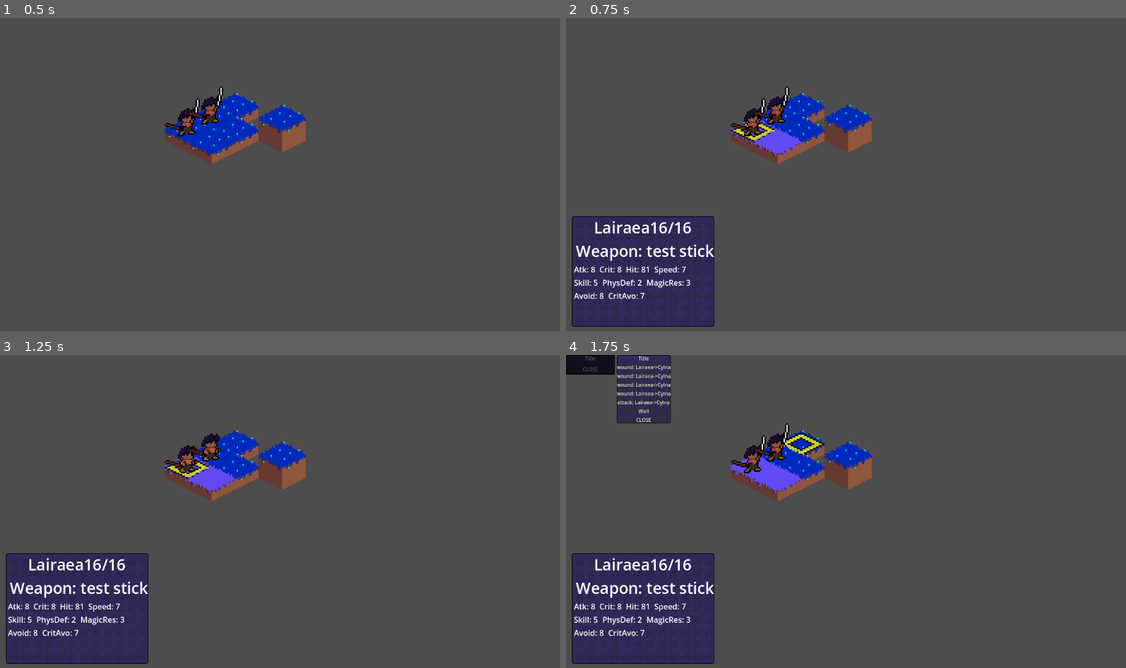
Above: before the commit, frames 1-4 (two rows, left to right).
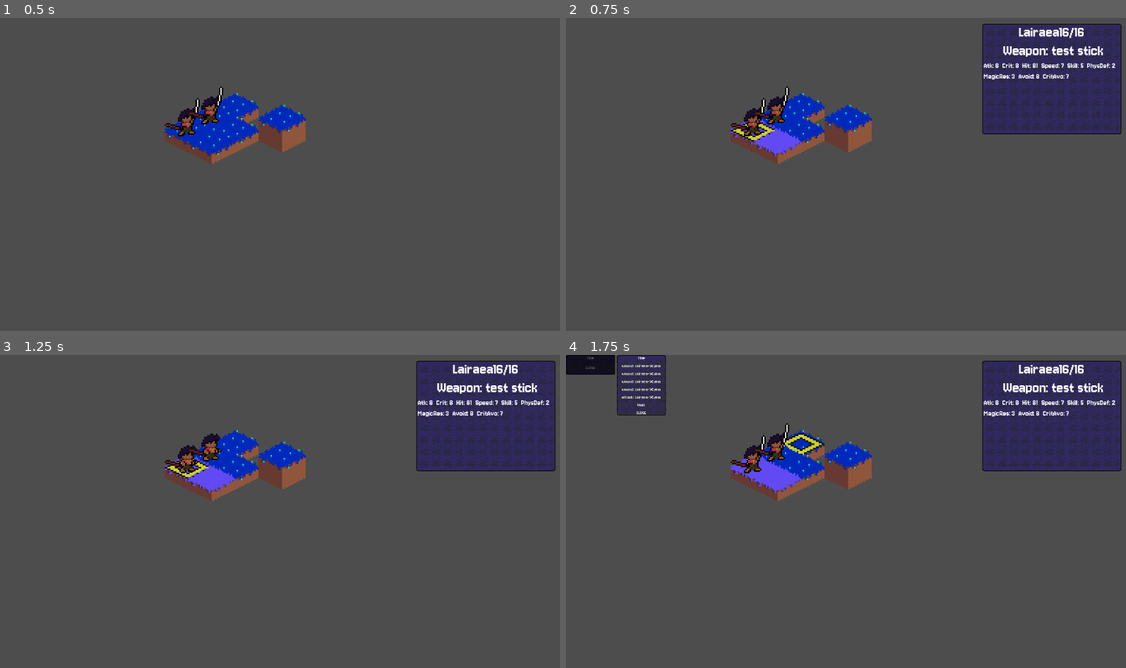
Above: after the commit, the same moments.

Repository: Puffe14/godot-breaker-srpg
Game: Godot game, scene res://nodes/main_gui.tscn
Same seed, same stepped clock (60 frames per second), same inputs: the game is played once before the commit and once after it. The project has no main scene, so this scene is started directly.
Inputs (mouse positions are in pixels of both pictures, inside the frame that each line leads up to):
- Up to frame 1 (0.5 s): no input
- Up to frame 2 (0.75 s): move the mouse to (756, 130) at 0.52 s; click (756, 130) at 0.6 s
- Up to frame 3 (1.25 s): no input
- Up to frame 4 (1.75 s): tap Enter at 1.25 s; move the mouse to (801, 442) at 1.27 s; click (801, 442) at 1.35 s

Frame 1 is identical in both runs. In frame 2, 18% of the frame differs, in the area x 1-100%, y 1-99%; in frame 3, 18%; in frame 4, 19%, in the area x 1-100%, y 0-99%.

Commit message:
Translated turn_handling and added font

Diff:
--- a/nodes/main_gui.tscn
+++ b/nodes/main_gui.tscn
@@ -9,7 +9,12 @@
 [ext_resource type="SpriteFrames" uid="uid://c0rww68rlw5y4" path="res://resources/images/animation/lairaea.tres" id="7_qdy25"]
 [ext_resource type="Resource" uid="uid://bie562w7q05je" path="res://resources/data/units/test_unit_c.tres" id="8_mvnht"]
 [ext_resource type="PackedScene" uid="uid://c73exgfedhbd7" path="res://nodes/menus/unit_container.tscn" id="9_4lkkm"]
+[ext_resource type="FontFile" uid="uid://b1q1y0wi884fk" path="res://resources/fonts/Jersey_10/Jersey10-Regular.ttf" id="9_qdy25"]
 [ext_resource type="PackedScene" uid="uid://d3leony1sl4j3" path="res://nodes/menus/tile_container.tscn" id="10_4lkkm"]
+
+[sub_resource type="Theme" id="Theme_mvnht"]
+default_font = ExtResource("9_qdy25")
+/fonts/font = ExtResource("9_qdy25")
 
 [node name="MainGUI" type="Node2D" node_paths=PackedStringArray("map", "hud_node", "menu_node", "unit_container", "tile_container")]
 script = ExtResource("1_q7ebc")
@@ -40,13 +45,14 @@
 anchors_preset = 0
 offset_right = 40.0
 offset_bottom = 40.0
+theme = SubResource("Theme_mvnht")
 
 [node name="UnitContainer" parent="HUD" instance=ExtResource("9_4lkkm")]
 layout_mode = 0
-offset_left = 12.0
-offset_top = 406.0
-offset_right = 296.0
-offset_bottom = 632.0
+offset_left = 850.0
+offset_top = 12.0
+offset_right = 1134.0
+offset_bottom = 238.0
 
 [node name="TileContainer" parent="HUD" instance=ExtResource("10_4lkkm")]
 layout_mode = 0
--- a/nodes/menus/button_option.gd
+++ b/nodes/menus/button_option.gd
@@ -18,7 +18,7 @@
 	var options: Array = []
 	# if the options is an action, play it instead
 	if item.has_method("play"):
-		game.add_to_stack(item, user)
+		game.add_to_queue(item, user)
 		return []
 	## create sub menu options
 	# if the item has an inventory
--- a/scripts/components/game/game.gd
+++ b/scripts/components/game/game.gd
@@ -5,6 +5,7 @@
 var currentMap: FieldMap = null
 var midBattle: bool = false
 var changeMap: bool = false
+var currentTurn: int = 0
 # Who is doing what to whom?
 var turnOf: Units.Team = Units.Team.Player
 var player: Organisation = null
@@ -16,6 +17,7 @@
 var forecast: Forecast = null
 var part: Constants.BodyPart = Constants.BodyPart.Head
 var queue: Array[Action] = []
+var ai = AI.new()
 
 @export var regular_combat: Combat
 @export var wound_combat: Combat
@@ -57,6 +59,12 @@
 		acting = occupant
 	else:
 		acting = null
+		target = null
+	update.emit()
+
+func deSelect():
+	acting = null
+	target = null
 	update.emit()
 
 ### ACTIONS INTO STACK ###
@@ -64,10 +72,14 @@
 func move_to(unit: Units, tile: Tile):
 	queue.push_back(Move.new(unit, currentMap, tile))
 
-func add_to_stack(action: Action, unit: Units = null):
+func add_to_queue(action: Action, unit: Units = null):
 	if unit and action.location:
 		move_to(unit, action.location)
 	queue.push_back(action)
+
+func add_array_to_queue(array: Array[Action]):
+	for action in array:
+		add_to_queue(action)
 
 ### ACTION AVAILABILITY ###
 
@@ -127,3 +139,81 @@
 		uses.append_array(combats)
 	total.push_back(Wait.new(unit))
 	return total
+
+
+### TURN HANDLING ###
+
+func place_player() -> void:
+	if player:
+		currentMap.setPlayer(player)
+		currentMap.deployPlayer()
+		currentMap.setLeaders()
+
+func nextMap():
+	pass
+
+func turnCountUp():
+	pass
+
+func refreshAll():
+	pass
+
+func isBattleOver() -> bool:
+	var over = !midBattle
+	if currentMap:
+		if currentMap.isLost():
+			over = true
+			add_to_queue(GameOver.new())
+		if currentMap.isCleared():
+			over = true
+			add_to_queue(MapWon.new())
+	return over
+
+## Called when the turn is continuing.
+func handle_turn() -> void:
+	# Next map if everything is over.
+	if changeMap && queue.is_empty():
+		nextMap()
+		changeMap = false
+	# all groups on a particular side on the current map
+	var groupsWithTurn: Array[Group] = []
+	if currentMap:
+		if currentMap.player != player:
+			place_player()
+		currentMap.clearDead()
+		groupsWithTurn = currentMap.groups().filter(func(n): return n.side==turnOf)
+		currentTurn = currentMap.turnNumber
+		add_array_to_queue(currentMap.eventCheck())
+
+	# If the AI has no groups to control yet, give them all to the AI so it can handle them
+	if turnOf!=Units.Team.Player && queue.is_empty():
+		var groupsLeft = groupsWithTurn.filter(func(g: Group): return !g.doneActing())
+		if ai.currentGroup and !groupsLeft.is_empty():
+			ai.game = self
+			ai.groupsLeft = groupsLeft.iterator
+		ai.play()
+
+
+	# if the turn of the current team is over: change to the next teams turn.
+	if groupsWithTurn.all(func(n): return n.doneActing()) and queue.is_empty():
+		refreshAll()
+		match(turnOf):
+			Units.Team.Player:
+				turnOf = Units.Team.Enemy
+			Units.Team.Enemy:
+				turnOf = Units.Team.Ally
+			Units.Team.Ally:
+				turnCountUp()
+				turnOf = Units.Team.Player
+		deSelect()
+		for group in groupsWithTurn: group.handleLeader()
+		for group in groupsWithTurn: group.reduceTemporary() # reduce temporary status effects
+		currentMap.giveBonuses(true) # hurt or heal tile effects and bonuses
+
+	# stun all non player groups if their leader dies
+	for group in currentMap.groups():
+		group.stunLeaderless()
+
+	# change maps if the battle is over
+	if !changeMap:
+		changeMap = isBattleOver()
--- a/scripts/components/maps/field_map.gd
+++ b/scripts/components/maps/field_map.gd
@@ -29,6 +29,9 @@
 	for event in events:
 		actions.append_array(event.trigger(self))
 	return actions
+
+func setPlayer(_player: Organisation):
+	player = _player
 
 func setLeaders():
 	var leadGroups = enemies
--- a/scripts/ui/main_gui.gd
+++ b/scripts/ui/main_gui.gd
@@ -76,19 +76,18 @@
 func on_game_update():
 	draw_and_set_tiles()
 	unit_container._ready(game.acting)
+	free_children(menu_node)
 	if game.acting == game.target:
-		free_children(menu_node)
 		var menu = pre_button_menu.instantiate()
 		menu.game = game
 		menu.new_menu([game.acting])
 		menu_node.add_child(menu)
 	elif game.target:
-		free_children(menu_node)
 		var menu = pre_button_menu.instantiate()
 		menu.game = game
 		menu.user = game.acting
 		menu.new_menu(game.availableActions(game.acting))
-		hud_node.add_child(menu)
+		menu_node.add_child(menu)
 
 func free_children(node) -> void:
 	for child in node.get_children():
Not shown: 1 places in nodes/main_gui.tscn that only renumber resources
Binary file added: resources/fonts/Jersey_10/Jersey10-Regular.ttf
Not shown, added: resources/fonts/Jersey_10/Jersey10-Regular.ttf.import
Not shown, added: resources/fonts/Jersey_10/OFL.txt
